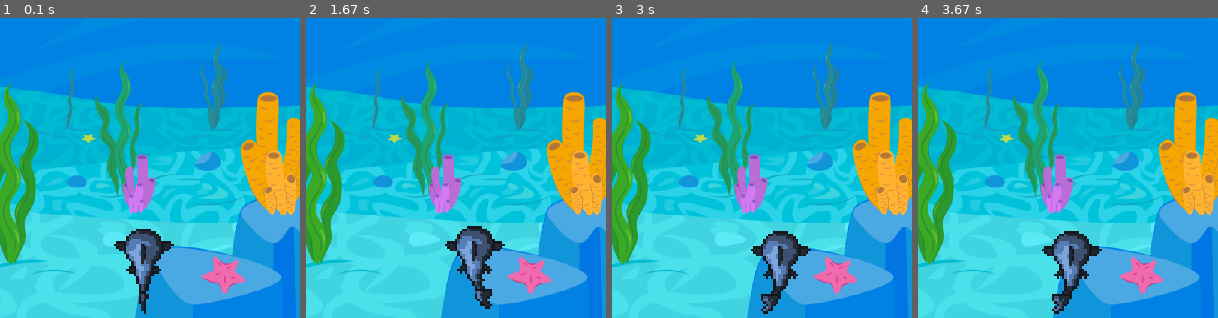
Above: before the commit, frames 1-4 (left to right).
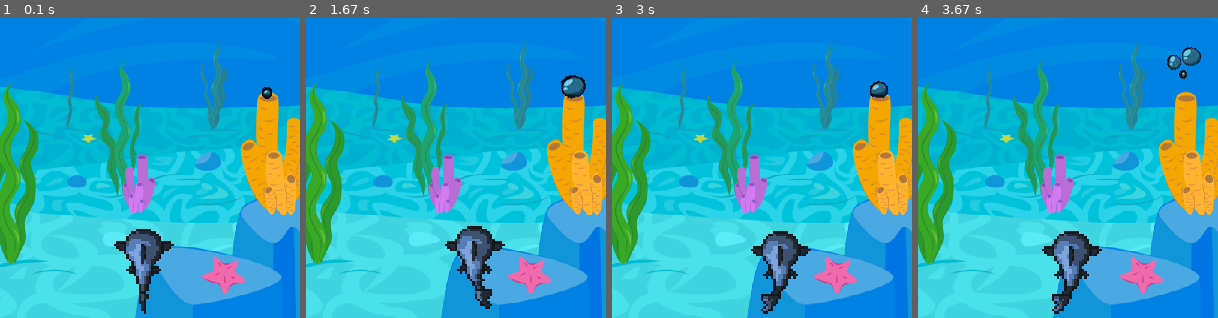
Above: after the commit, the same moments.

Repository: nd-dew/BigFish
Game: pygame game, started from main.py
Same seed, same stepped clock (60 frames per second), same inputs: the game is played once before the commit and once after it.
Inputs:
- Up to frame 1 (0.1 s): no input
- Up to frame 2 (1.67 s): hold Right 0.33-0.8 s; hold Right 0.83-1.3 s; hold Left from 1.33 s (still down)
- Up to frame 3 (3 s): release Left at 1.87 s; hold Left 1.9-2.3 s; hold Right 2.33-2.97 s
- Up to frame 4 (3.67 s): hold Left 3-3.47 s; hold Right from 3.5 s (still down)
The pictures show only the part of the screen within x 26-76%, y 48-98%; the shares and areas given below are measured in that part.

The runs differ from the first frame. In frame 1, 0.1% of the frame differs, in the area x 87-91%, y 23-27%; in frame 2, 0.5%; in frame 3, 0.3%; in frame 4, 0.6%, in the area x 83-95%, y 9-21%.

Commit message:
Added animated bubble, Concept of Sprite class...
used to read XML, blit sequential frames

Diff:
--- a/src/biggerFish.py
+++ b/src/biggerFish.py
@@ -4,7 +4,7 @@
 from src import player
 from src.state import State
 from src.controls import Controls
-
+from src.sprite import Sprite
 
 class BiggerFish:
     def __init__(self):
@@ -27,6 +27,8 @@
 
         self.bg_surface= pygame.image.load('resources/images/under_the_sea.png')
         self.bg_surface= pygame.transform.scale(self.bg_surface, self.settings.screen_size)
+
+        self.bubble=Sprite('resources/images/sprite_sheets/water_bubbles/water_bubbles.xml', [387,290])
 
     def run_game(self):
         while self.running:  # Start of the game's main loop
@@ -69,4 +71,5 @@
         self.screen.blit(self.bg_surface, [0,0])
         self.player.blit_player()  # drawing our fish on top of our background
         # blit enemies in the screen (iterate over self.enemies )
+        self.bubble.blit(self.screen)
         pygame.display.flip()  # TODO change to update
--- /dev/null
+++ b/src/sprite.py
@@ -0,0 +1,30 @@
+import xml.etree.ElementTree as ET
+from pathlib import Path
+import pygame
+
+
+class Sprite():
+    def __init__(self, xml_path, initial_position=[0,0]):
+        path=Path(xml_path)
+        tree = ET.parse(path)
+        root = tree.getroot()
+        self.spriteCount=0
+
+        imageName = root.attrib['imagePath']
+        self.image_path= str(path.parent / imageName)
+        self.surface= pygame.image.load(self.image_path).convert_alpha()
+        self.surface.set_colorkey([0,0,0])
+        self.rects_sequence = []
+        self.position=initial_position
+        for child in root:
+            rect = []
+            rect.append(child.attrib['x'])
+            rect.append(child.attrib['y'])
+            rect.append(child.attrib['w'])
+            rect.append(child.attrib['h'])
+            rect = [int(x) for x in rect]
+            self.rects_sequence.append(rect)
+
+    def blit(self, surface):
+        surface.blit(self.surface, self.position,  self.rects_sequence[self.spriteCount])
+        self.spriteCount = (self.spriteCount + 1 + len(self.rects_sequence)) % len(self.rects_sequence)
--- /dev/null
+++ b/tests/readSpriteWithXML.py
@@ -0,0 +1,38 @@
+import xml.etree.ElementTree as ET
+from pathlib import Path
+
+import pygame
+
+path = Path('../resources/images/sprite_sheets/water_bubbles/water_bubbles.xml')
+print(path)
+tree = ET.parse(path)
+root = tree.getroot()
+
+print(root.tag)
+print(root.attrib)
+
+imageName= root.attrib['imagePath']
+print(imageName)
+
+water_bubbles_rects_sequence=[]
+for child in root:
+    rect=[]
+    rect.append(child.attrib['x'])
+    rect.append(child.attrib['y'])
+    rect.append(child.attrib['w'])
+    rect.append(child.attrib['h'])
+    rect=[int(x) for x in rect]
+    print(rect)
+
+imagePath=path.parent / imageName
+print(imagePath)
+surface = pygame.image.load(imagePath).convert()
+
+# xml.etree.ElementTree
+
+# doc = minidom.parse('../resources/images/sprite_sheets/water_bubbles/water_bubbles.xml')
+# TextureAtlas= doc.getElementsByTagName('TextureAtlas')[0]
+# print(type(TextureAtlas))
+# # print(dir(TextureAtlas))
+# print('---------------')
+# print(TextureAtlas.Tag)
Binary file added: resources/images/sprite_sheets/water_bubbles/water_bubble_sprite_sheet_exported.png
Renamed: resources/images/sprite_sheets/water_bubles/water_bubbles.xml -> resources/images/sprite_sheets/water_bubbles/water_bubbles.xml
Renamed: resources/images/sprite_sheets/water_bubles/water_buble_sprite_sheet.png -> resources/images/sprite_sheets/water_bubbles/water_buble_sprite_sheet.png
Renamed: resources/images/sprite_sheets/water_bubles/water_buble_tile1.png -> resources/images/sprite_sheets/water_bubbles/water_buble_tile1.png
Renamed: resources/images/sprite_sheets/water_bubles/water_buble_tile10.png -> resources/images/sprite_sheets/water_bubbles/water_buble_tile10.png
Renamed: resources/images/sprite_sheets/water_bubles/water_buble_tile11.png -> resources/images/sprite_sheets/water_bubbles/water_buble_tile11.png
Renamed: resources/images/sprite_sheets/water_bubles/water_buble_tile12.png -> resources/images/sprite_sheets/water_bubbles/water_buble_tile12.png
Renamed: resources/images/sprite_sheets/water_bubles/water_buble_tile13.png -> resources/images/sprite_sheets/water_bubbles/water_buble_tile13.png
Renamed: resources/images/sprite_sheets/water_bubles/water_buble_tile14.png -> resources/images/sprite_sheets/water_bubbles/water_buble_tile14.png
Renamed: resources/images/sprite_sheets/water_bubles/water_buble_tile2.png -> resources/images/sprite_sheets/water_bubbles/water_buble_tile2.png
Renamed: resources/images/sprite_sheets/water_bubles/water_buble_tile3.png -> resources/images/sprite_sheets/water_bubbles/water_buble_tile3.png
Renamed: resources/images/sprite_sheets/water_bubles/water_buble_tile4.png -> resources/images/sprite_sheets/water_bubbles/water_buble_tile4.png
(and 9 more such lines)
